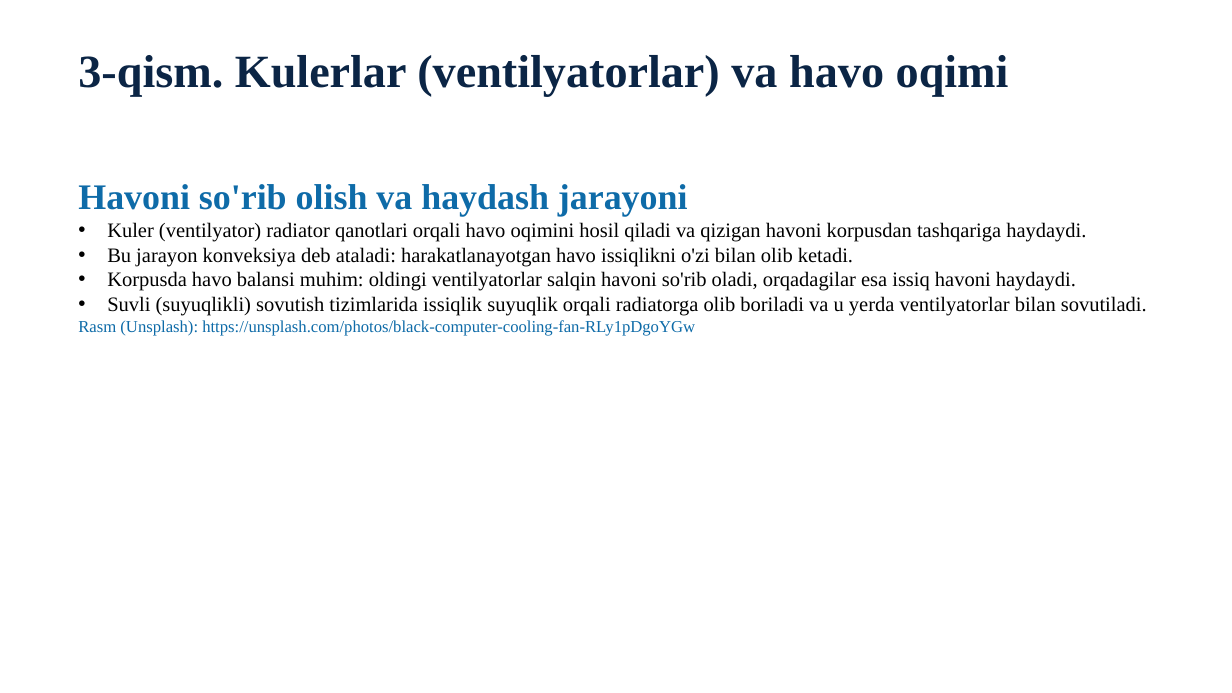
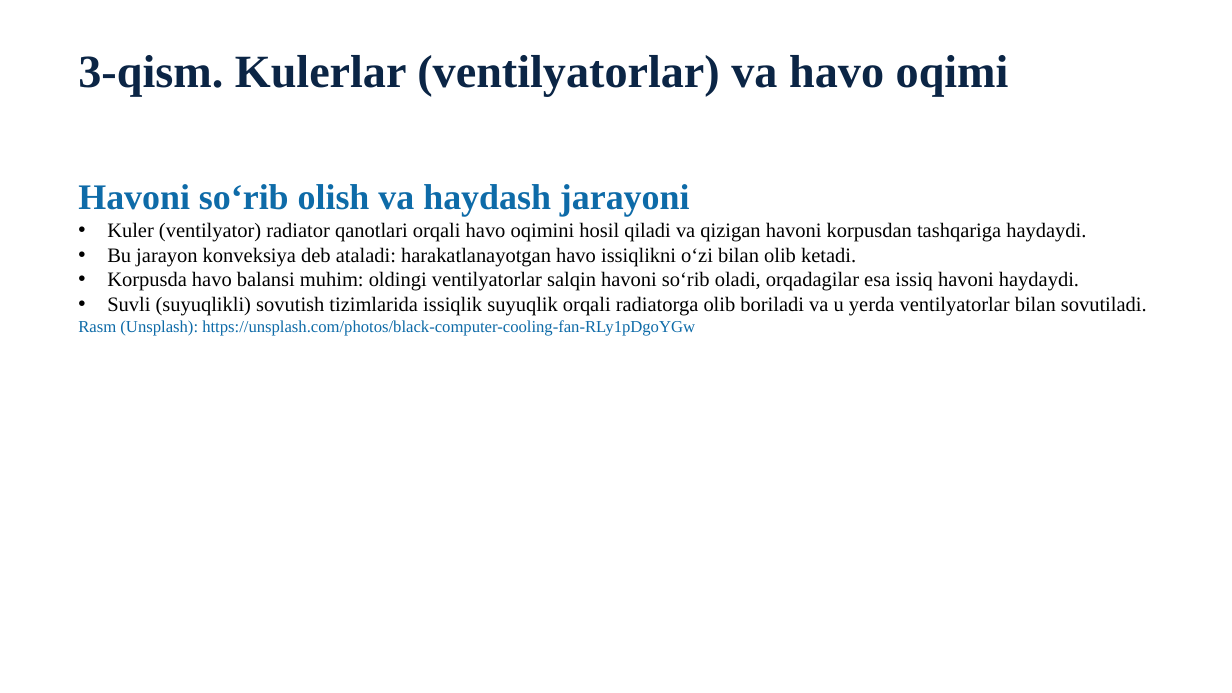
Before and after one commit to dasturland/KK123, a slide deck: slide 8 of Kompyuterlar_qizishi_va_sovishi.pptx. Drawn at 1232x693 pixels with LibreOffice and Linux fonts; fonts in the diff are those of the drawing. Boxes give left, top, right and bottom in pixels: in the first picture for what was removed or moved away, otherwise in the second. Text is boxed around its words. In the diff, an @@ line names an element or a change of style, - is before the commit and + after.

```diff
--- a/Kompyuterlar_qizishi_va_sovishi.pptx
+++ b/Kompyuterlar_qizishi_va_sovishi.pptx
@@ text at box(78, 184, 690, 217): text changed @@
-Havoni so'rib olish va haydash jarayoni
+Havoni soʻrib olish va haydash jarayoni
@@ text at box(107, 247, 1079, 291): text changed @@
-• Bu jarayon konveksiya deb ataladi: harakatlanayotgan havo issiqlikni o'zi bilan olib ketadi.
-• Korpusda havo balansi muhim: oldingi ventilyatorlar salqin havoni so'rib oladi, orqadagilar esa issiq havoni haydaydi.
+• Bu jarayon konveksiya deb ataladi: harakatlanayotgan havo issiqlikni oʻzi bilan olib ketadi.
+• Korpusda havo balansi muhim: oldingi ventilyatorlar salqin havoni soʻrib oladi, orqadagilar esa issiq havoni haydaydi.
```
Also in this commit, not shown: 8 other slides changed, 3 other files.
